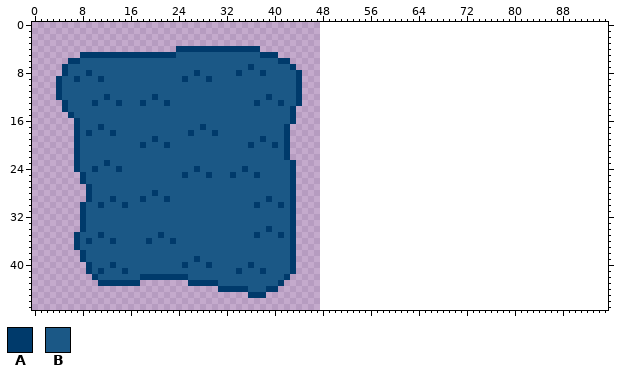
One commit to this pixel-art file: assets/water-cave/water-tiles.aseprite. The picture above was drawn from the file before the commit.
48x48 pixels, 1 frame. The old version is drawn lined up with the new one, on the new canvas.
Palette (. is transparent): A #003a6b  B #1b5886
Pixels before (only the part around the change), first column x 41:
 0 .......................................................
 1 .......................................................
 2 .......................................................
 3 .......................................................
 4 .......................................................
 5 .......................................................
 6 AA.....................................................
 7 BBA....................................................
 8 BBBA...................................................
 9 BBBA...................................................
10 BBBA...................................................
11 BBBA...................................................
12 BBBA...................................................
13 ABBA...................................................
14 BBA....................................................
15 BBA....................................................
16 BBA....................................................
17 BA.....................................................
18 BA.....................................................
19 BA.....................................................
20 BA.....................................................
21 BA.....................................................
22 BA.....................................................
23 BBA....................................................
24 BBA....................................................
25 BBA....................................................
26 BBA....................................................
27 BBA....................................................
28 BBA....................................................
29 BBA....................................................
30 ABA....................................................
31 BBA....................................................
32 BBA....................................................
33 BBA....................................................
34 BBA....................................................
35 ABA....................................................
36 BBA....................................................
37 BBA....................................................
38 BBA....................................................
39 BBA....................................................
40 BBA....................................................
41 BBA....................................................
42 BA.....................................................
43 A......................................................
44 .......................................................
45 .......................................................
46 .......................................................
47 .......................................................
Once edited:
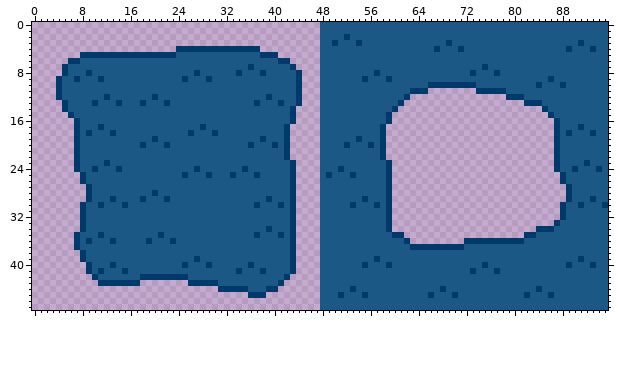
Commit: connected water cave scene to menu
Change:
canvas 48x48 -> 96x48
y 0..1: x 48..95 ................................................ -> BBBBBBBBBBBBBBBBBBBBBBBBBBBBBBBBBBBBBBBBBBBBBBBB
y 2: x 48..95 ................................................ -> BBBBABBBBBBBBBBBBBBBBBBBBBBBBBBBBBBBBBBBBBBBBBBB
y 3: x 48..95 ................................................ -> BBABBBABBBBBBBBBBBBBBABBBBBBBBBBBBBBBBBBBBBABBBB
y 4: x 48..95 ................................................ -> BBBBBBBBBBBBBBBBBBBABBBABBBBBBBBBBBBBBBBBABBBABB
y 5..6: x 48..95 ................................................ -> BBBBBBBBBBBBBBBBBBBBBBBBBBBBBBBBBBBBBBBBBBBBBBBB
y 7: x 48..95 ................................................ -> BBBBBBBBBBBBBBBBBBBBBBBBBBBABBBBBBBBBBBBBBBBBBBB
y 8: x 48..95 ................................................ -> BBBBBBBBBABBBBBBBBBBBBBBBABBBABBBBBBBBBBBBBBBBBB
y 9: x 48..95 ................................................ -> BBBBBBBABBBABBBBBBBBBBBBBBBBBBBBBBBBBBABBBBBBBBB
y 10: x 48..95 ................................................ -> BBBBBBBBBBBBBBBBBBAAAAAAAABBBBBBBBBBABBBABBBBBBB
y 11: x 48..65 .................. -> BBBBBBBBBBBBBBBAAA; x 74..95 ...................... -> AAAAABBBBBBBBBBBBBBBBB
y 12: x 48..62 ............... -> BBBBBBBBBBBBBBA; x 79..95 ................. -> AAABBBBBBBBBBBBBB
y 13: x 48..61 .............. -> BBBBBBBBBBBBBA; x 82..95 .............. -> AAABBBBBBBBBBB
y 14: x 48..60 ............. -> BBBBBBBBBBBBA; x 85..95 ........... -> ABBBBBBBBBB
y 15: x 48..59 ............ -> BBBBBBBBBBBA; x 86..95 .......... -> ABBBBBBBBB
y 16: x 48..59 ............ -> BBBBBBBBBBBA; x 87..95 ......... -> ABBBBBBBB
y 17: x 48..58 ........... -> BBBBBBBBBBA; x 87..95 ......... -> ABBBABBBB
y 18: x 48..58 ........... -> BBBBBBBBBBA; x 87..95 ......... -> ABABBBABB
y 19: x 48..58 ........... -> BBBBBBABBBA; x 87..95 ......... -> ABBBBBBBB
y 20: x 48..58 ........... -> BBBBABBBABA; x 87..95 ......... -> ABBBBBBBB
y 21..22: x 48..58 ........... -> BBBBBBBBBBA; x 87..95 ......... -> ABBBBBBBB
y 23: x 48..59 ............ -> BBBBBBBBBBBA; x 87..95 ......... -> ABBBBABBB
y 24: x 48..59 ............ -> BBBABBBBBBBA; x 87..95 ......... -> ABBABBBAB
y 25: x 48..59 ............ -> BABBBABBBBBA; x 88..95 ........ -> ABBBBBBB
y 26: x 48..59 ............ -> BBBBBBBBBBBA; x 88..95 ........ -> ABBBBBBB
y 27..28: x 48..59 ............ -> BBBBBBBBBBBA; x 89..95 ....... -> ABBBBBB
y 29: x 48..59 ............ -> BBBBBBBABBBA; x 89..95 ....... -> ABBBABB
y 30: x 48..59 ............ -> BBBBBABBBABA; x 88..95 ........ -> ABBABBBA
y 31..32: x 48..59 ............ -> BBBBBBBBBBBA; x 88..95 ........ -> ABBBBBBB
y 33: x 48..59 ............ -> BBBBBBBBBBBA; x 87..95 ......... -> ABBBBBBBB
y 34: x 48..59 ............ -> BBBBBBBBBBBA; x 84..95 ............ -> AAABBBBBBBBB
y 35: x 48..61 .............. -> BBBBBBBBBBBBAA; x 82..95 .............. -> AABBBBBBBBBBBB
y 36: x 48..62 ............... -> BBBBBBBBBBBBBBA; x 72..95 ........................ -> AAAAAAAAAABBBBBBBBBBBBBB
y 37: x 48..95 ................................................ -> BBBBBBBBBBBBBBBAAAAAAAAABBBBBBBBBBBBBBBBBBBBBBBB
y 38: x 48..95 ................................................ -> BBBBBBBBBBBBBBBBBBBBBBBBBBBBBBBBBBBBBBBBBBBBBBBB
y 39: x 48..95 ................................................ -> BBBBBBBBBABBBBBBBBBBBBBBBBBBBBBBBBBBBBBBBBBABBBB
y 40: x 48..95 ................................................ -> BBBBBBBABBBABBBBBBBBBBBBBBBABBBBBBBBBBBBBABBBABB
y 41: x 48..95 ................................................ -> BBBBBBBBBBBBBBBBBBBBBBBBBABBBABBBBBBBBBBBBBBBBBB
y 42..43: x 48..95 ................................................ -> BBBBBBBBBBBBBBBBBBBBBBBBBBBBBBBBBBBBBBBBBBBBBBBB
y 44: x 48..95 ................................................ -> BBBBBABBBBBBBBBBBBBBABBBBBBBBBBBBBBBABBBBBBBBBBB
y 45: x 48..95 ................................................ -> BBBABBBABBBBBBBBBBABBBABBBBBBBBBBBABBBABBBBBBBBB
y 46..47: x 48..95 ................................................ -> BBBBBBBBBBBBBBBBBBBBBBBBBBBBBBBBBBBBBBBBBBBBBBBB
